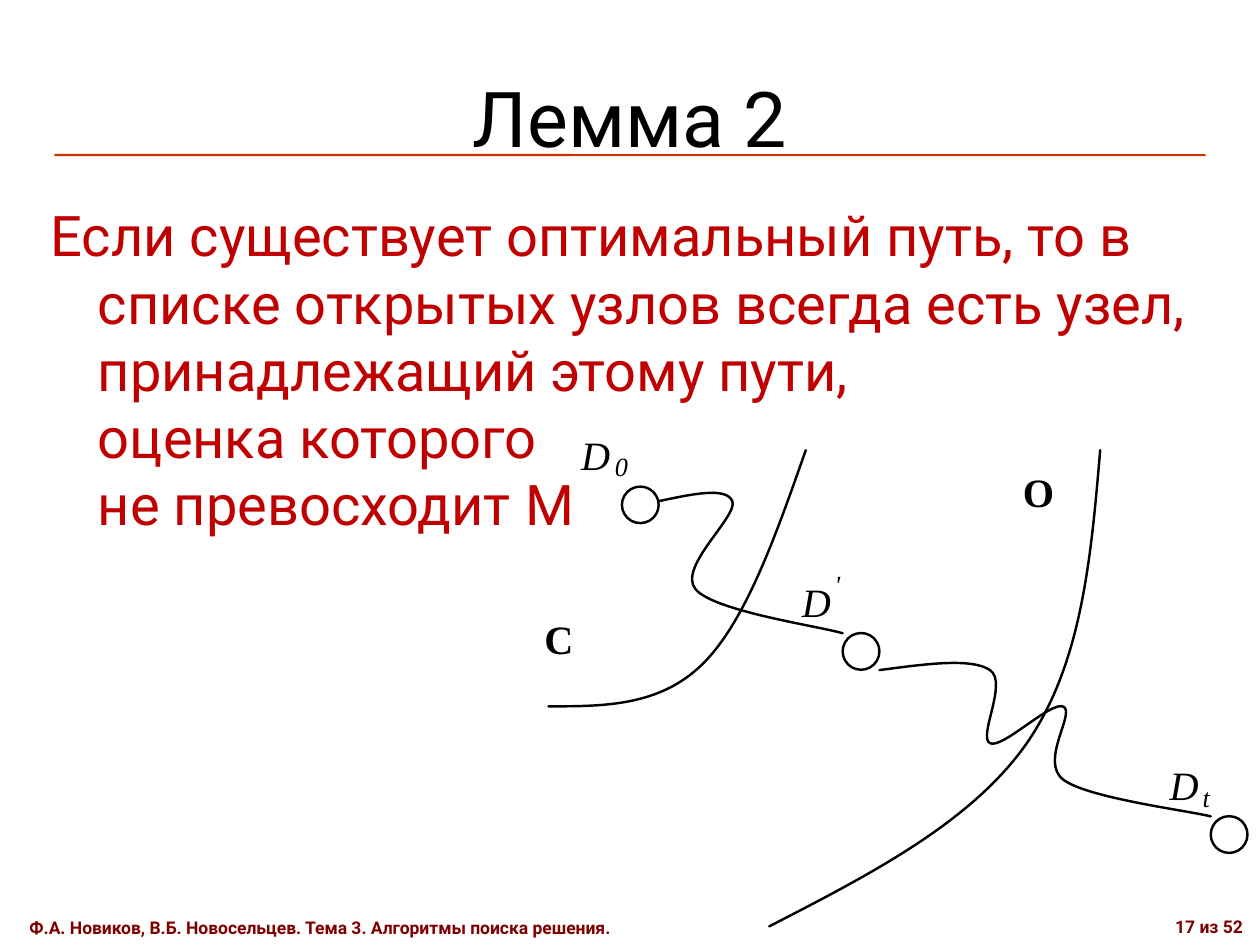
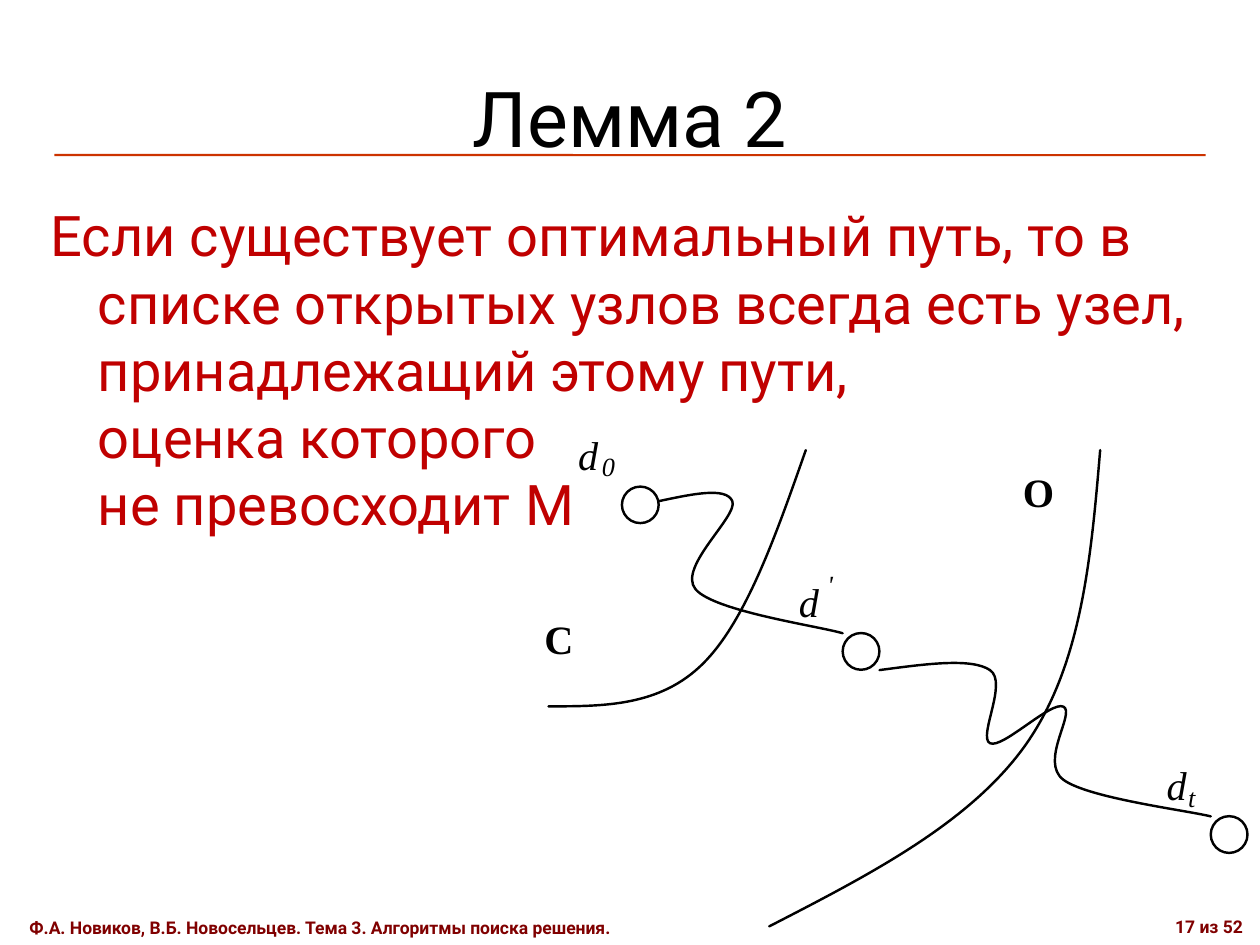
Before and after one commit to rutsky/semester09, a slide deck: slide 17 of Artificial_intelligence/editing/СПЗ2010-глава 3.ppt. Drawn at 1260x945 pixels with LibreOffice and Linux fonts; fonts in the diff are those of the drawing. Boxes give left, top, right and bottom in pixels: in the first picture for what was removed or moved away, otherwise in the second. Text is boxed around its words. In the diff, an @@ line names an element or a change of style, - is before the commit and + after.

```diff
--- a/Artificial_intelligence/editing/СПЗ2010-глава 3.ppt
+++ b/Artificial_intelligence/editing/СПЗ2010-глава 3.ppt
@@ text at [578, 442, 598, 471]: text changed @@
-D
+d
@@ text "0": place and size @@
-text "0" at [615, 458, 628, 477]
+text "0" at [602, 458, 615, 477]
@@ text "'": place and size @@
-text "'" at [834, 568, 840, 600]
+text "'" at [828, 568, 834, 600]
@@ text at [799, 589, 819, 625]: text changed @@
-D
+d
@@ text at [1167, 772, 1187, 809]: text changed @@
-D
+d
@@ text "t" rewrapped from [1203, 792, 1210, 808] to [1188, 792, 1195, 813] @@
```
Also in this commit, not shown: 6 other slides changed, 1 other file.
